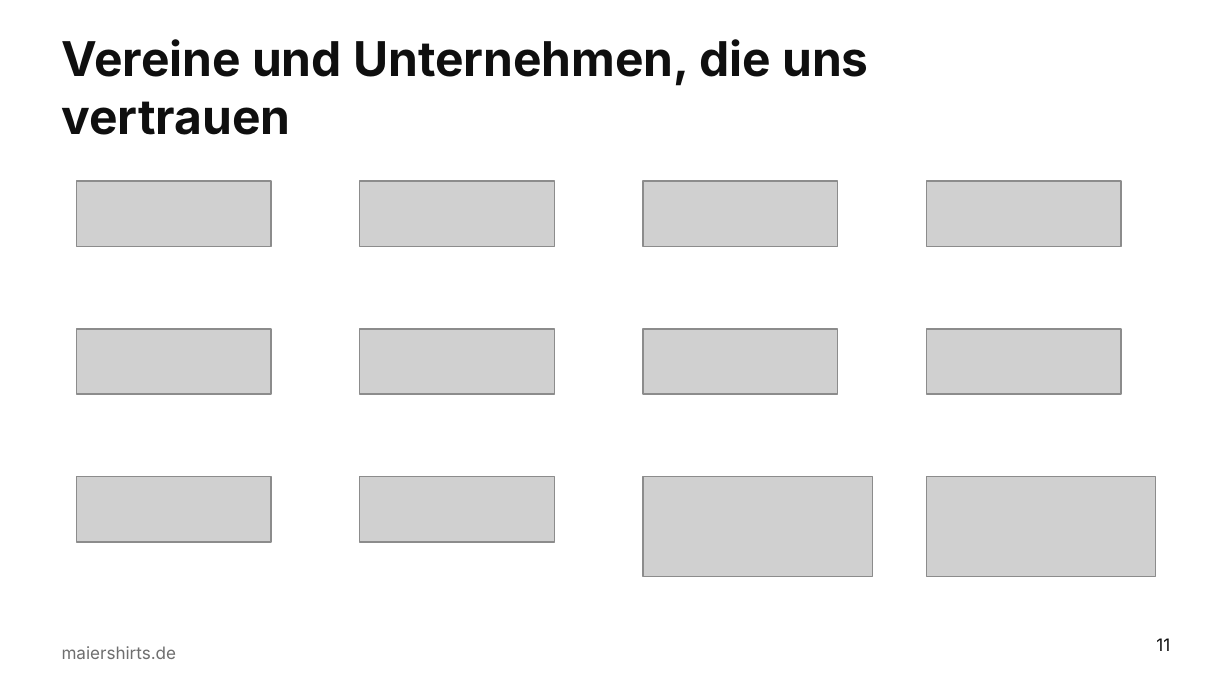
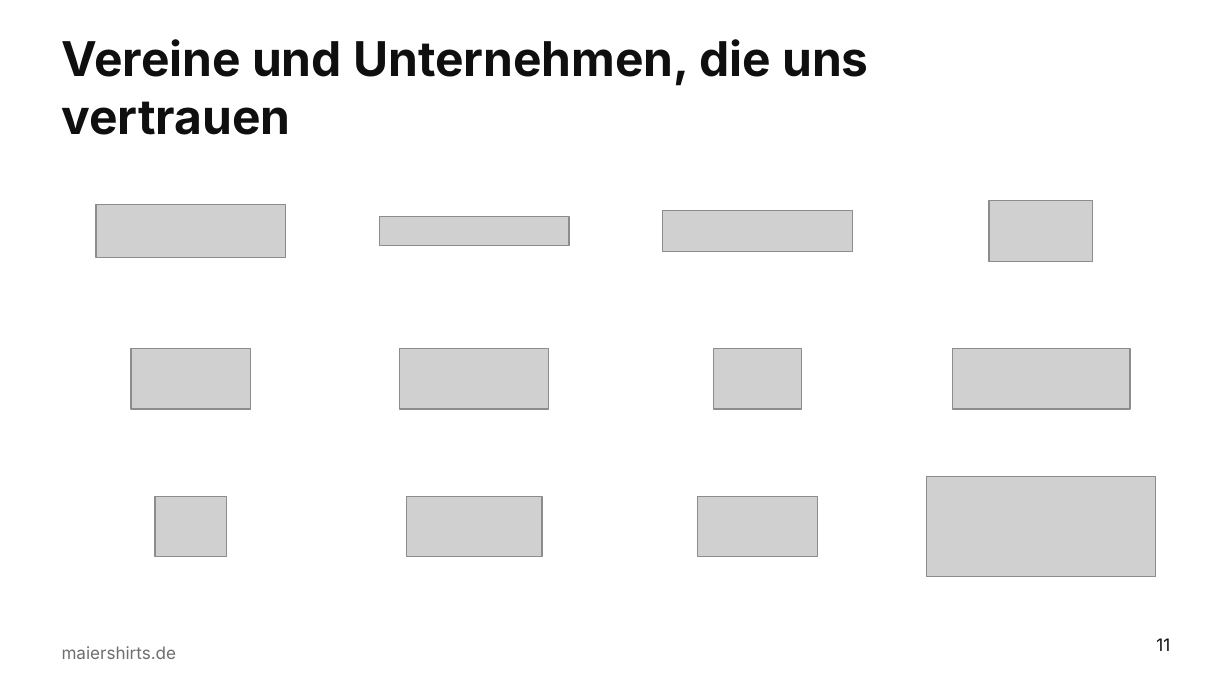
Before and after one commit to sm6161-eng/lexware-angebot-tool, a slide deck: slide 11 of presentation/dist/Maiershirts_Master.potx. Drawn at 1232x693 pixels with LibreOffice and Linux fonts; fonts in the diff are those of the drawing; grey boxes stand for pictures; background and template pictures are left out. Boxes give left, top, right and bottom in pixels: in the first picture for what was removed or moved away, otherwise in the second. Text is boxed around its words. In the diff, an @@ line names an element or a change of style, - is before the commit and + after.

```diff
--- a/presentation/dist/Maiershirts_Master.potx
+++ b/presentation/dist/Maiershirts_Master.potx
@@ picture: place and size @@
-picture at (76, 181, 271, 246)
+picture at (96, 205, 286, 257)
@@ picture: place and size @@
-picture at (926, 181, 1121, 246)
+picture at (989, 201, 1093, 261)
@@ picture: place and size @@
-picture at (360, 181, 554, 246)
+picture at (379, 217, 569, 245)
@@ picture: place and size @@
-picture at (643, 181, 838, 246)
+picture at (663, 211, 853, 251)
@@ picture: place and size @@
-picture at (76, 329, 271, 394)
+picture at (131, 349, 250, 409)
@@ picture: place and size @@
-picture at (360, 329, 554, 394)
+picture at (400, 349, 549, 409)
@@ picture: place and size @@
-picture at (643, 329, 838, 394)
+picture at (713, 349, 802, 409)
@@ picture: place and size @@
-picture at (926, 329, 1121, 394)
+picture at (952, 349, 1130, 409)
@@ picture: place and size @@
-picture at (76, 477, 271, 542)
+picture at (155, 496, 227, 557)
@@ picture: place and size @@
-picture at (360, 477, 554, 542)
+picture at (407, 496, 542, 557)
@@ picture: place and size @@
-picture at (643, 477, 872, 577)
+picture at (697, 496, 817, 557)
```
Also in this commit, not shown: 3 other files.
